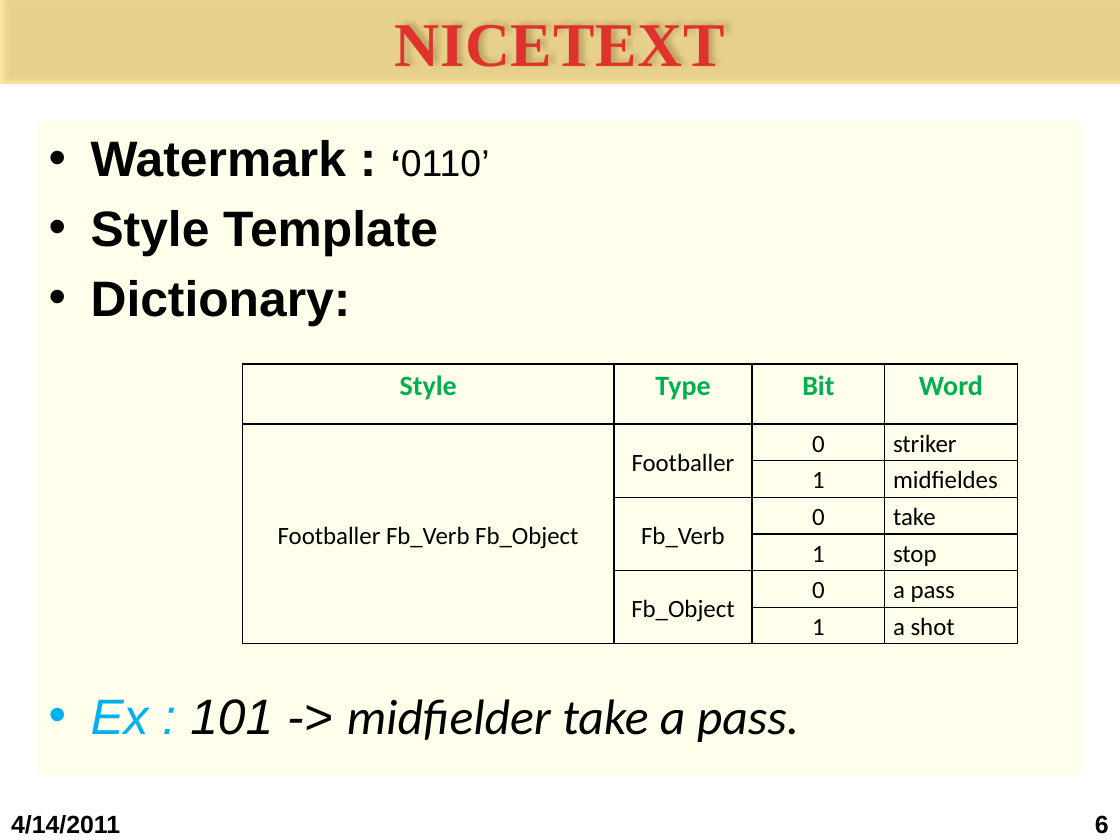
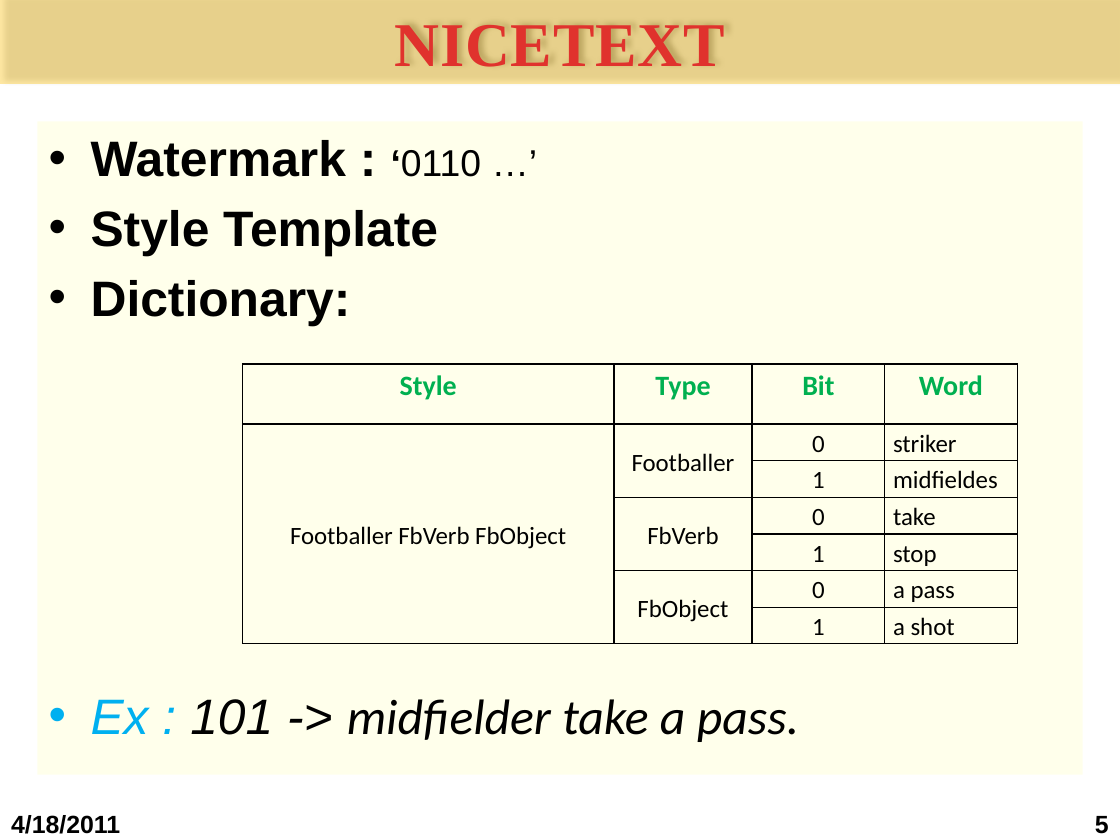
Before and after one commit to bomong/steganography-khtn-2011, a slide deck: slide 5 of Seminar cuoi ky/1.Bao cao/Slide bao cao.pptx (slide 6 before the commit). Drawn at 1120x840 pixels with LibreOffice and Linux fonts; fonts in the diff are those of the drawing; background and template pictures are left out. Boxes give left, top, right and bottom in pixels: in the first picture for what was removed or moved away, otherwise in the second. Text is boxed around its words. In the diff, an @@ line names an element or a change of style, - is before the commit and + after.

```diff
--- a/Seminar cuoi ky/1.Bao cao/Slide bao cao.pptx
+++ b/Seminar cuoi ky/1.Bao cao/Slide bao cao.pptx
@@ text at [91, 140, 482, 177]: text changed @@
-• Watermark : ‘0110’
+• Watermark : ‘0110 …’
@@ table at [243, 364, 1016, 644] @@
-row 2, column 1: Footballer Fb_Verb Fb_Object
+row 2, column 1: Footballer FbVerb FbObject
-row 4, column 2: Fb_Verb
+row 4, column 2: FbVerb
-row 6, column 2: Fb_Object
+row 6, column 2: FbObject
@@ text at [11, 815, 120, 834]: text changed @@
-4/14/2011
+4/18/2011
@@ page number at [1095, 816, 1109, 834]: text changed @@
-6
+5
```
Also in this commit, not shown: 22 other slides changed, 1 slide added, 6 slides removed, 4 other files.
